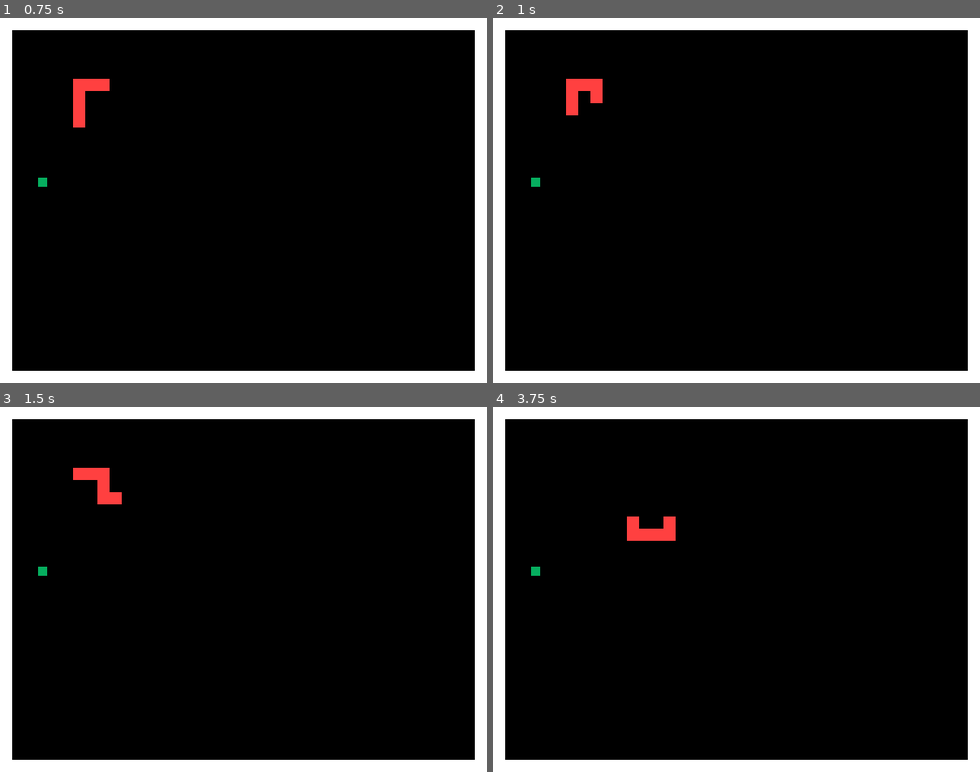
Above: before the commit, frames 1-4 (two rows, left to right).
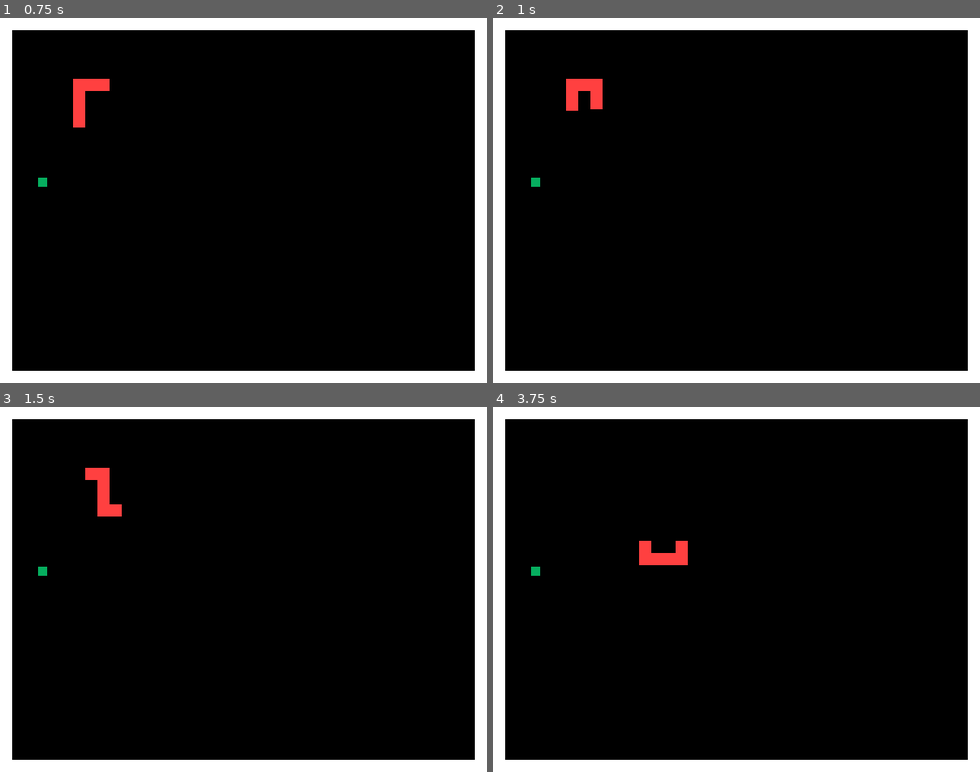
Above: after the commit, the same moments.

Repository: mkacik/godot-snek
Game: Godot game, scene res://scenes/main.tscn
Same seed, same stepped clock (60 frames per second), same inputs: the game is played once before the commit and once after it.
Inputs:
- Up to frame 1 (0.75 s): click "START" at 0.5 s
- Up to frame 2 (1 s): no input
- Up to frame 3 (1.5 s): hold Right (move_right) from 1.28 s (still down)
- Up to frame 4 (3.75 s): release Right (move_right) at 2.03 s; hold Down (move_down) 2.03-2.78 s; hold Right (move_right) 2.78-3.53 s; hold Up (move_up) from 3.53 s (still down)

Frame 1 is identical in both runs. In frame 2, less than 0.1% of the frame differs, in the area x 15-23%, y 23-27%; in frame 3, 0.3%; in frame 4, 1.0%, in the area x 27-40%, y 30-44%.

Commit message:
Move MoveTimer interval into Common lib, reformat files

Diff:
--- a/lib/common.gd
+++ b/lib/common.gd
@@ -3,9 +3,10 @@
 # WATCH OUT! Move speed (in px/s) has to be synchronized with cell size and move
 # tick timer. If snake head is not moving out of previous cell fast enough, tail
 # segments moving every tick will collide with it.
-# MININUM_MOVE_INTERVAL ~= CELL_SIZE / MOVE_ANIMATION_SPEED + 0.01
+# MINIMAL_MOVE_INTERVAL ~= CELL_SIZE / MOVE_ANIMATION_SPEED + 0.01
 const MOVE_ANIMATION_SPEED: int = 200
 const CELL_SIZE: int = 16
+const MOVE_INTERVAL: float = 0.2
 
 # Default clamp implementation requires that first argument passed contains
 # the min values and second contains the max. This helper function drops this
--- a/scenes/level.gd
+++ b/scenes/level.gd
@@ -26,6 +26,10 @@
 var tail_segments = []
 
 func _ready() -> void:
+    $MoveTimer.wait_time = Common.MOVE_INTERVAL
+    # print("Min interval: ", 1.0 * Common.CELL_SIZE / Common.MOVE_ANIMATION_SPEED)
+    # print("Current move interval: ", $MoveTimer.wait_time)
+
     grid_size = get_viewport_rect().size / CELL_SIZE
     cells = Cells.new(grid_size)
 
@@ -76,7 +80,7 @@
 
     # This will ensure that new tail segments will be rendered every frame
     # before the Apple, Player and dynamically added walls.
-    $TailEnd.call_deferred("add_sibling", tail_segment)
+    call_deferred("add_child", tail_segment)
     cells.mark_occupied(cell)
 
 func spawn_player(cell: Vector2) -> void:
--- a/scenes/level.tscn
+++ b/scenes/level.tscn
@@ -15,7 +15,6 @@
 apple_scene = ExtResource("3_6tv26")
 
 [node name="MoveTimer" type="Timer" parent="."]
-wait_time = 0.25
 
 [node name="TailEnd" parent="." instance=ExtResource("5_dmfuh")]
 
